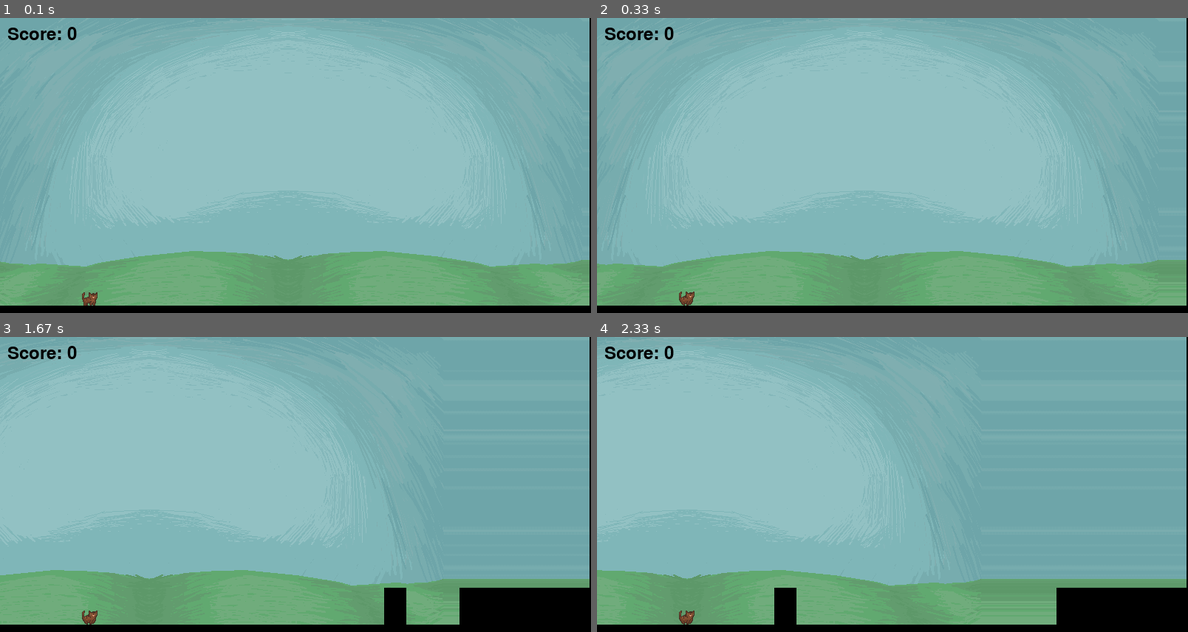
Above: before the commit, frames 1-4 (two rows, left to right).
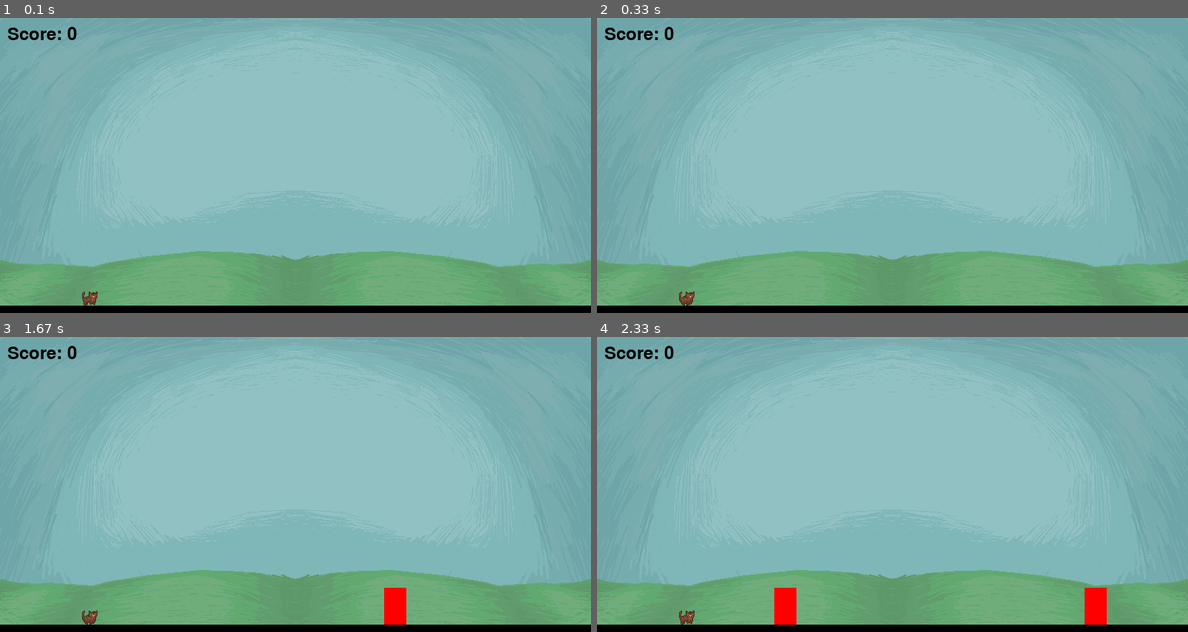
Above: after the commit, the same moments.

Repository: AGLovett/FinalProject
Game: pygame game, started from src/KittyRun.py
The game is run twice, just before and just after one commit, with the same random seed, the same clock (stepped at 60 frames per second) and the same inputs.
Inputs:
- Up to frame 1 (0.1 s): no input
- Up to frame 2 (0.33 s): no input
- Up to frame 3 (1.67 s): no input
- Up to frame 4 (2.33 s): tap Space at 1.83 s

The runs differ from the first frame. In frame 1, 0.6% of the frame differs, in the area x 0-100%, y 0-98%; in frame 2, 1.8%; in frame 3, 20%; in frame 4, 25%.

Commit message:
fixing weird obstacle spawning mistake

Diff:
--- a/src/KittyRun.py
+++ b/src/KittyRun.py
@@ -60,7 +60,7 @@
 
     def draw(self, surface):
         surface.blit(BACKGROUND_IMG, (self.x1, 0))
-        surface.blit(BACKGROUND_IMG, (self.x1, 0))
+        surface.blit(BACKGROUND_IMG, (self.x2, 0))
 
 
 
@@ -137,8 +137,7 @@
                 if event.key == pygame.K_SPACE:
                     player.jump()
 
-        background.update()
-        player.update()
+
 
 
         # Spawn obstacles every 60 frames (~1 second at 60 FPS)
@@ -171,7 +170,7 @@
         WIN.blit(player.image, player.rect)  # Player
 
         for obstacle in obstacles:
-            pygame.draw.rect(WIN, BLACK, obstacle.rect)
+            pygame.draw.rect(WIN, RED, obstacle.rect)
 
         # Draw score text
         font = pygame.font.Font(None, 36)
Renamed: background.png -> src/background.png
